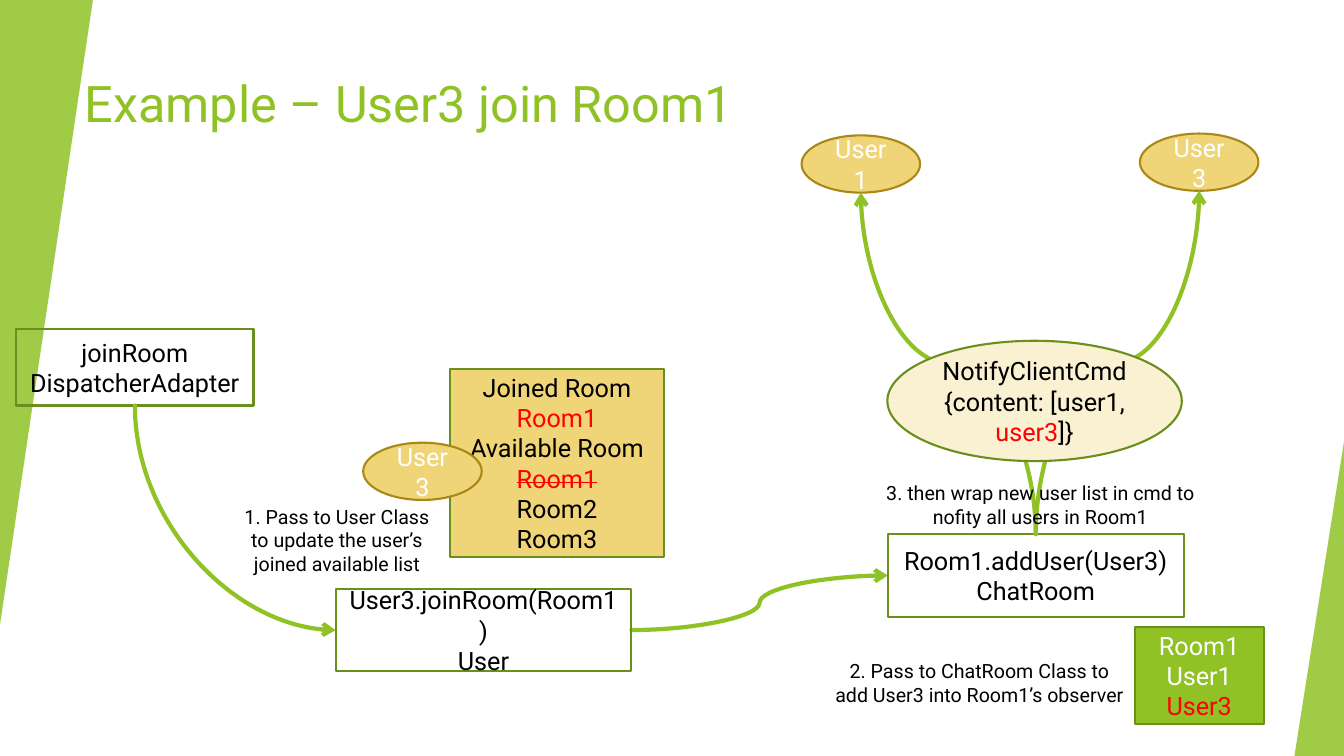
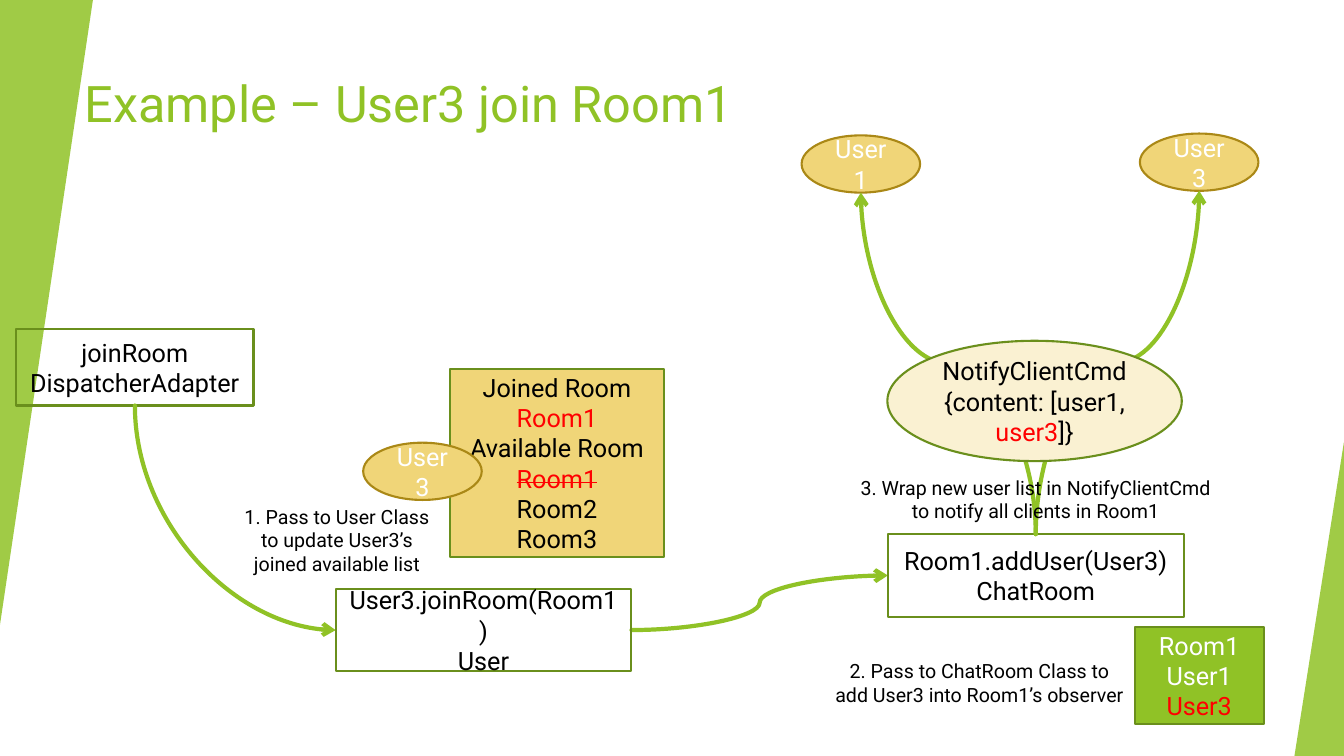
Before and after one commit to pourplusquoi/chatapp, a slide deck: slide 18 of src/main/resources/ChatApp API.pptx. Drawn at 1344x756 pixels with LibreOffice and Linux fonts; fonts in the diff are those of the drawing. Boxes give left, top, right and bottom in pixels: in the first picture for what was removed or moved away, otherwise in the second. Text is boxed around its words. In the diff, an @@ line names an element or a change of style, - is before the commit and + after.

```diff
--- a/src/main/resources/ChatApp API.pptx
+++ b/src/main/resources/ChatApp API.pptx
@@ text at (x1=861, y1=477, x2=1211, y2=524): text changed @@
-3. then wrap new user list in cmd to nofity all users in Room1
+3. Wrap new user list in NotifyClientCmd to notify all clients in Room1
@@ text at (x1=244, y1=509, x2=430, y2=575): text changed @@
-1. Pass to User Class to update the user’s joined available list
+1. Pass to User Class to update User3’s joined available list
```
Also in this commit, not shown: 5 other slides changed, 2 other files.
